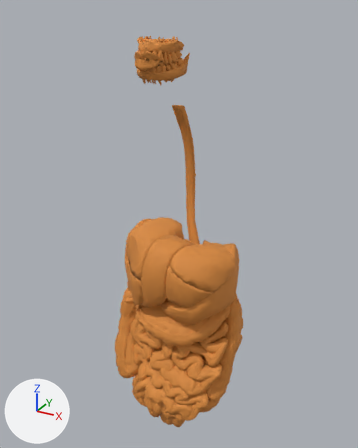
A saved change to the glTF model soma/public/anatomy/female/digestive.glb.
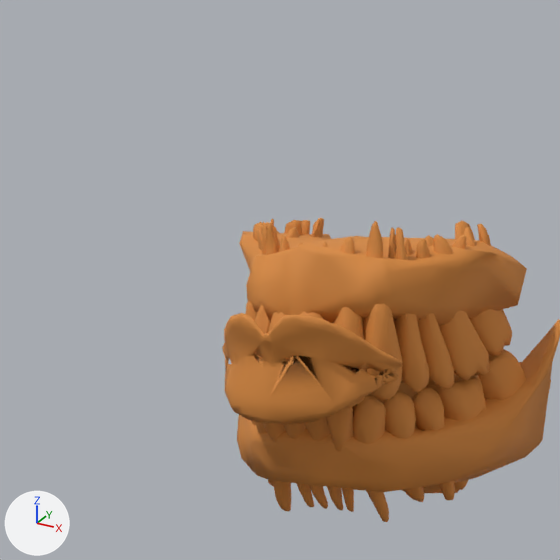
The first picture shows the older version from a camera (50 mm lens) standing at (0.374, -0.759, 1.481) and looking at (-0.01, -0.062, 1.133). The close-ups show the older and then the newer version on the part from 27% to 53% of the width and 0% to 20% of the height of that picture. Only the edits that show in the close-ups are written down. Lighting does not change. The marker at lower left points along +X, +Y and +Z. Where no turn or scale is listed for an object, it has been applied to the vertices.

In view in the first close-up: 'W_FJ1252', 'W_FJ1253', 'W_FJ1254', 'W_FJ1255', 'W_FJ1256', 'W_FJ1260', 'W_FJ1261', 'W_FJ1262', 'W_FJ1263', 'W_FJ1264', 'W_FJ1267', 'W_FJ2814' and 17 more.
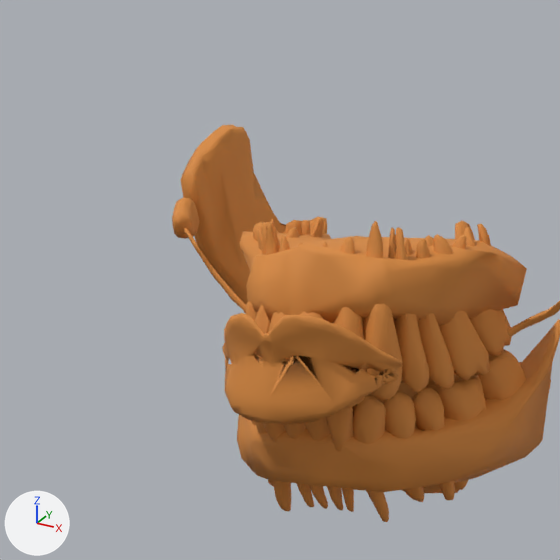
Where the change shows, as pixel boxes [x1, y1, x2, y2] in the close-ups (560 x 560 px):
'W_ZA217E8478', added (orange): after [181, 124, 327, 313]
'W_ZA7D774256', added (orange): after [172, 198, 199, 239]
'W_ZA7A42F616', added: after [183, 228, 246, 312]
'W_ZA396DAAA2', added (orange): after [507, 301, 560, 337]

What changed in the scene script:
```text
Add me_w_za217e8478:
    me_w_za217e8478.from_pydata(...)  # 202 vertices, 400 faces; spans x -0.0121..0.0121, y -0.0164..0.0164, z -0.0261..0.0261
    me_w_za217e8478.materials.append(mat_digestive)  # orange #d98a3c
Add me_w_za7a42f616:
    me_w_za7a42f616.from_pydata(...)  # 212 vertices, 400 faces; spans x -0.0146..0.0146, y -0.0101..0.0101, z -0.0106..0.0106
    me_w_za7a42f616.materials.append(mat_digestive)  # orange #d98a3c
Add me_w_za396daaa2:
    me_w_za396daaa2.from_pydata(...)  # 212 vertices, 400 faces; spans x -0.0147..0.0147, y -0.0111..0.0111, z -0.0104..0.0104
    me_w_za396daaa2.materials.append(mat_digestive)  # orange #d98a3c
Add me_w_za7d774256:
    me_w_za7d774256.from_pydata(...)  # 108 vertices, 212 faces; spans x -0.0039..0.0039, y -0.0062..0.0062, z -0.00452..0.00452
    me_w_za7d774256.materials.append(mat_digestive)  # orange #d98a3c
Add ob_w_za217e8478:
    ob_w_za217e8478 = bpy.data.objects.new('W_ZA217E8478', me_w_za217e8478)
    ob_w_za217e8478.location = (-0.0505, -0.1049, 1.4359)
Add ob_w_za7a42f616:
    ob_w_za7a42f616 = bpy.data.objects.new('W_ZA7A42F616', me_w_za7a42f616)
    ob_w_za7a42f616.location = (-0.047, -0.1266, 1.4321)
Add ob_w_za396daaa2:
    ob_w_za396daaa2 = bpy.data.objects.new('W_ZA396DAAA2', me_w_za396daaa2)
    ob_w_za396daaa2.location = (0.0484, -0.1245, 1.4306)
Add ob_w_za7d774256:
    ob_w_za7d774256 = bpy.data.objects.new('W_ZA7D774256', me_w_za7d774256)
    ob_w_za7d774256.location = (-0.0564, -0.128, 1.4422)
```
